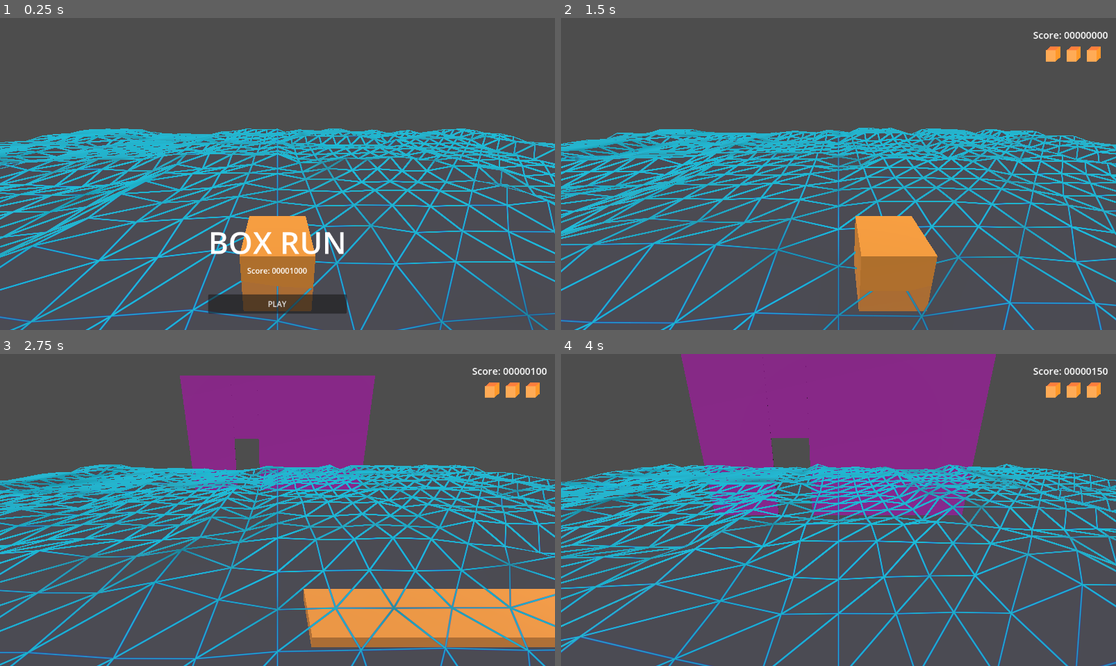
Above: before the commit, frames 1-4 (two rows, left to right).
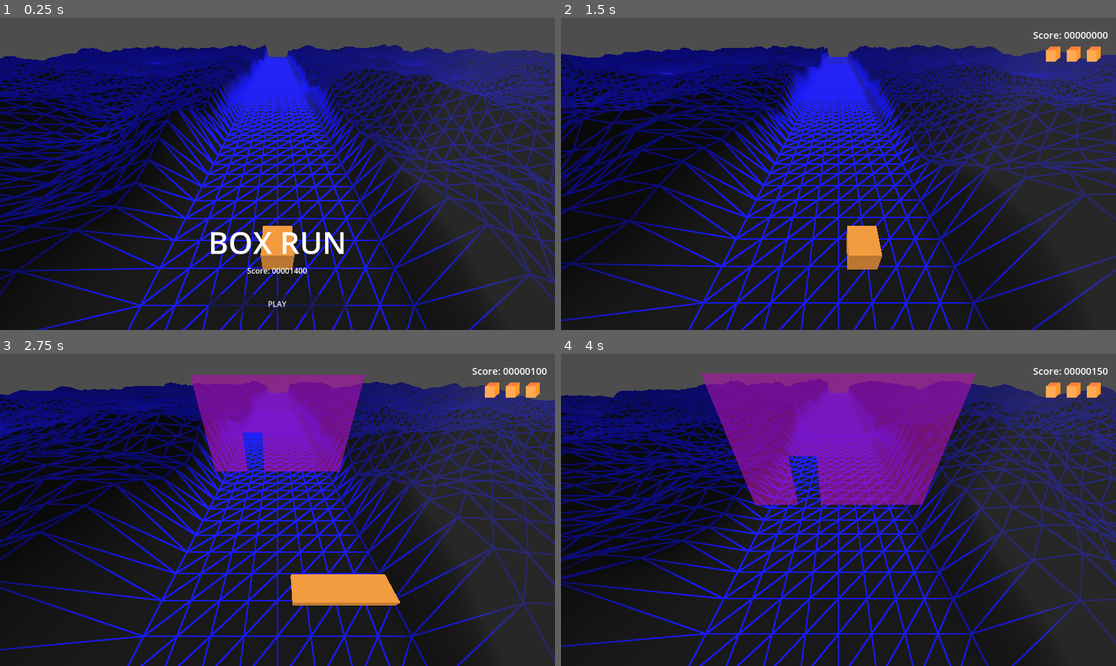
Above: after the commit, the same moments.

Repository: gabriellebrand/Neon-Strech
Game: Godot game, scene res://Scenes/GameLoop.tscn
Two runs of this game, one before a commit and one after it. Both use one fixed random seed, a clock stepped at 60 frames per second and the inputs below.
Inputs:
- Up to frame 1 (0.25 s): no input
- Up to frame 2 (1.5 s): click "PLAY" at 0.5 s; hold D (move_right) from 1.28 s (still down)
- Up to frame 3 (2.75 s): release D (move_right) at 2.03 s; hold S (stretch_down) from 2.03 s (still down)
- Up to frame 4 (4 s): release S (stretch_down) at 2.78 s; hold D (move_right) 2.78-3.53 s; hold W (stretch_up) from 3.53 s (still down)

The runs differ from the first frame. In frame 1, 88% of the frame differs, in the area x 0-100%, y 8-100%; in frame 2, 89%; in frame 3, 87%; in frame 4, 88%.

Commit message:
movimenta terreno

Diff:
--- a/GameJam/Resources/save_data.tres
+++ b/GameJam/Resources/save_data.tres
@@ -1,7 +1,7 @@
-[gd_resource type="Resource" script_class="SaveData" load_steps=2 format=3]
+[gd_resource type="Resource" script_class="SaveData" load_steps=2 format=3 uid="uid://q0t4xx4cdu7m"]
 
 [ext_resource type="Script" path="res://Scripts/save_data.gd" id="1_2td22"]
 
 [resource]
 script = ExtResource("1_2td22")
-high_score = 1000
+high_score = 1400
--- a/GameJam/Scenes/Level.tscn
+++ b/GameJam/Scenes/Level.tscn
@@ -1,37 +1,57 @@
-[gd_scene load_steps=8 format=3 uid="uid://dh0amlcjjdkfe"]
+[gd_scene load_steps=12 format=3 uid="uid://dh0amlcjjdkfe"]
 
 [ext_resource type="Script" path="res://Scripts/Level.gd" id="1_8pt3u"]
 [ext_resource type="PackedScene" uid="uid://cn2lk37i3068r" path="res://Scenes/Player.tscn" id="2_7bym5"]
 [ext_resource type="Shader" path="res://Scripts/terrain.gdshader" id="3_e7qp6"]
+[ext_resource type="Script" path="res://Scripts/TerrainMesh.gd" id="4_qixx5"]
 
-[sub_resource type="FastNoiseLite" id="FastNoiseLite_7l23n"]
+[sub_resource type="PlaneMesh" id="PlaneMesh_wjfew"]
+size = Vector2(99, 99)
+subdivide_width = 99
+subdivide_depth = 99
 
-[sub_resource type="NoiseTexture2D" id="NoiseTexture2D_qyk5c"]
-noise = SubResource("FastNoiseLite_7l23n")
+[sub_resource type="FastNoiseLite" id="FastNoiseLite_2gwui"]
 
-[sub_resource type="ShaderMaterial" id="ShaderMaterial_1xp80"]
+[sub_resource type="NoiseTexture2D" id="NoiseTexture2D_ievo3"]
+noise = SubResource("FastNoiseLite_2gwui")
+
+[sub_resource type="ShaderMaterial" id="ShaderMaterial_8k1vl"]
 render_priority = 0
 shader = ExtResource("3_e7qp6")
-shader_parameter/height_scale = 0.5
-shader_parameter/albedo = Color(0, 0.0156863, 1, 1)
-shader_parameter/wire_color = Color(0, 0.72549, 0.831373, 1)
+shader_parameter/amplitude = 5.0
+shader_parameter/albedo = Color(0, 0, 0, 1)
+shader_parameter/wire_color = Color(0, 0, 1, 1)
 shader_parameter/wire_width = 1.0
 shader_parameter/wire_smoothness = 0.01
-shader_parameter/modelOpacity = 0.038
-shader_parameter/noise = SubResource("NoiseTexture2D_qyk5c")
+shader_parameter/mesh_id = 0
+shader_parameter/modelOpacity = 1.0
+shader_parameter/noise = SubResource("NoiseTexture2D_ievo3")
 
-[sub_resource type="PlaneMesh" id="PlaneMesh_wjfew"]
-material = SubResource("ShaderMaterial_1xp80")
-size = Vector2(33, 33)
-subdivide_width = 33
-subdivide_depth = 33
+[sub_resource type="FastNoiseLite" id="FastNoiseLite_2c0qe"]
+
+[sub_resource type="NoiseTexture2D" id="NoiseTexture2D_2ga4l"]
+noise = SubResource("FastNoiseLite_2c0qe")
+
+[sub_resource type="ShaderMaterial" id="ShaderMaterial_mwb2x"]
+render_priority = 0
+shader = ExtResource("3_e7qp6")
+shader_parameter/amplitude = 5.0
+shader_parameter/albedo = Color(0, 0, 0, 1)
+shader_parameter/wire_color = Color(0, 0, 0.870588, 1)
+shader_parameter/wire_width = 1.0
+shader_parameter/wire_smoothness = 0.01
+shader_parameter/mesh_id = 1
+shader_parameter/modelOpacity = 1.0
+shader_parameter/noise = SubResource("NoiseTexture2D_2ga4l")
 
 [node name="Level" type="Node3D"]
 script = ExtResource("1_8pt3u")
 
 [node name="Camera3D" type="Camera3D" parent="."]
-transform = Transform3D(1, 0, 0, 0, 0.944966, 0.327169, 0, -0.327169, 0.944966, 0, 2.88977, 2.66849)
-near = 0.5
+transform = Transform3D(1, 0, 0, 0, 0.771625, 0.636078, 0, -0.636078, 0.771625, 0, 5.93, 2.668)
+fov = 87.7
+near = 0.001
+far = 73.8
 
 [node name="Player" parent="." instance=ExtResource("2_7bym5")]
 collision_layer = 128
@@ -44,7 +64,16 @@
 [node name="DirectionalLight3D" type="DirectionalLight3D" parent="."]
 transform = Transform3D(0.907044, 0.382207, -0.176604, 0, 0.419452, 0.907777, 0.421036, -0.823394, 0.380461, 0, 0, 0)
 
-[node name="MeshInstance3D" type="MeshInstance3D" parent="."]
+[node name="Terrain" type="MeshInstance3D" parent="."]
+transform = Transform3D(1, 0, 0, 0, 1, 0, 0, 0, 1, 0, 0, -130)
 mesh = SubResource("PlaneMesh_wjfew")
+surface_material_override/0 = SubResource("ShaderMaterial_8k1vl")
+script = ExtResource("4_qixx5")
+
+[node name="Terrain2" type="MeshInstance3D" parent="."]
+transform = Transform3D(1, 0, 0, 0, 1, 0, 0, 0, 1, 0, 0, -130)
+mesh = SubResource("PlaneMesh_wjfew")
+surface_material_override/0 = SubResource("ShaderMaterial_mwb2x")
+script = ExtResource("4_qixx5")
 
 [connection signal="timeout" from="WallSpawnTimer" to="." method="_on_timer_timeout"]
--- a/GameJam/Scripts/terrain.gdshader
+++ b/GameJam/Scripts/terrain.gdshader
@@ -2,12 +2,14 @@
 
 uniform sampler2D noise;
 uniform sampler2D normalmap;
-uniform float height_scale = 0.5;
+uniform float amplitude = 0.5;
 
 uniform vec4 albedo : source_color = vec4(1.0);
 uniform vec4 wire_color : source_color = vec4(0.0, 0.0, 0.0, 1.0);
 uniform float wire_width : hint_range(0.0, 40.0) = 5.0;
 uniform float wire_smoothness : hint_range(0.0, 0.1) = 0.01;
+
+uniform int mesh_id = 0;
 
 uniform float modelOpacity : hint_range(0.0, 1.0) = 1.;
 const vec3 vectors[3] = {
@@ -15,22 +17,37 @@
 	vec3(0.0, 1.0 ,0.0),
 	vec3(0.0, 0.0 ,1.0)
 };
+const float MESH_SIZE = 99.0;
+const float VELOCITY = 15.0;
 
 varying vec3 barys;
 
 float height(vec2 position, float time) {
-    vec2 offset = 0.05 * cos(position + time);
-    return texture(noise, position / 32.0 + 0.5 - offset).x;
+    if ((position.x > 4.) || (position.x < -4.0)) {
+        vec2 uv = position/99. + 0.5;
+        //uv.y -= 0.05*TIME;
+        return texture(noise, uv).x;
+    }
+    return 0.0;
 }
+
 
 void vertex() {
     vec2 pos = VERTEX.xz;
-    float k = height(pos, TIME);
+    float k = amplitude*height(pos, TIME);
     VERTEX.y = k;
+
+    if (mesh_id == 0)
+        VERTEX.z = VERTEX.z + VELOCITY*mod(TIME+MESH_SIZE/VELOCITY, 2.0*MESH_SIZE/VELOCITY);
+    else
+        VERTEX.z = VERTEX.z + VELOCITY*mod(TIME, 2.0*MESH_SIZE/VELOCITY);
+
 
     NORMAL = normalize(vec3(k - height(pos + vec2(0.1, 0.0), TIME),
         0.1, k - height(pos + vec2(0.0, 0.1), TIME)));
         barys = vectors[VERTEX_ID % 3];
+
+    //COLOR = VERTEX
 }
 
 void fragment() {
